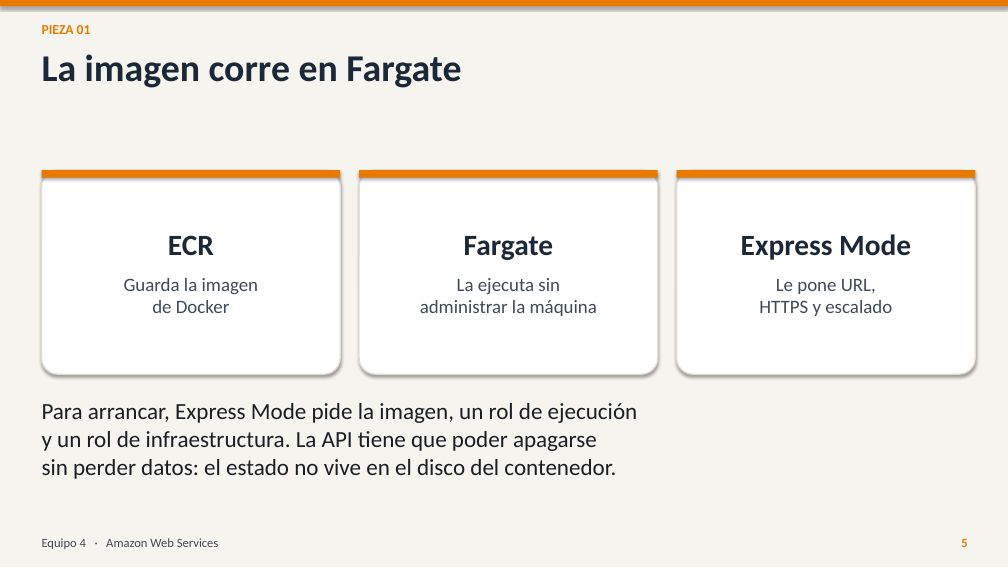
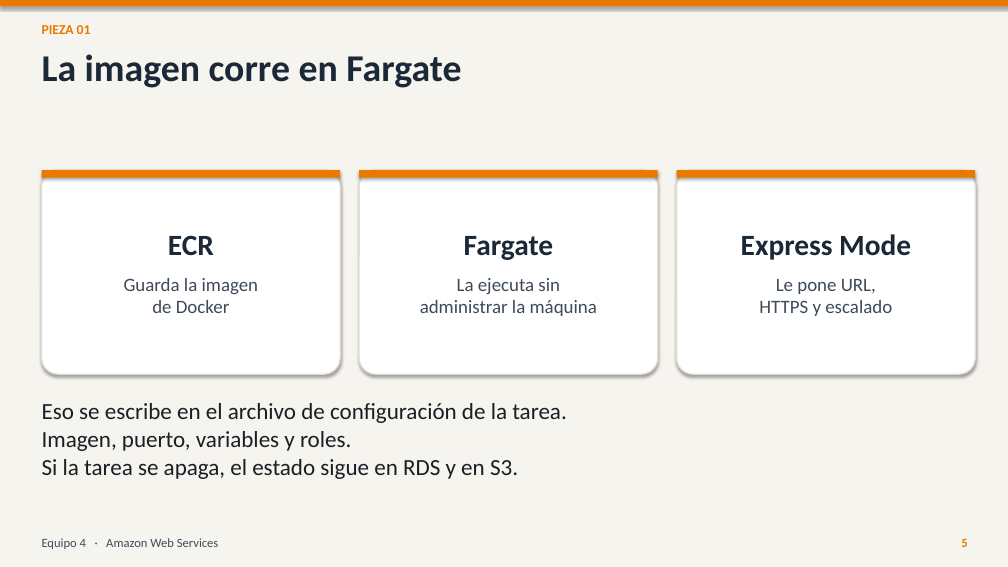
Before and after one commit to DavidAlonsoRomeroMedina/equipo4-aws, a slide deck: slide 5 of equipo4_aws_slides.pptx. Drawn at 1008x567 pixels with LibreOffice and Linux fonts; fonts in the diff are those of the drawing. Boxes give left, top, right and bottom in pixels: in the first picture for what was removed or moved away, otherwise in the second. Text is boxed around its words. In the diff, an @@ line names an element or a change of style, - is before the commit and + after.

```diff
--- a/equipo4_aws_slides.pptx
+++ b/equipo4_aws_slides.pptx
@@ text at <box>42,403,567,479</box>: text changed @@
-Para arrancar, Express Mode pide la imagen, un rol de ejecución
-y un rol de infraestructura. La API tiene que poder apagarse
-sin perder datos: el estado no vive en el disco del contenedor.
+Eso se escribe en el archivo de configuración de la tarea.
+Imagen, puerto, variables y roles.
+Si la tarea se apaga, el estado sigue en RDS y en S3.
```
Also in this commit, not shown: 3 other slides changed, 1 other file.
